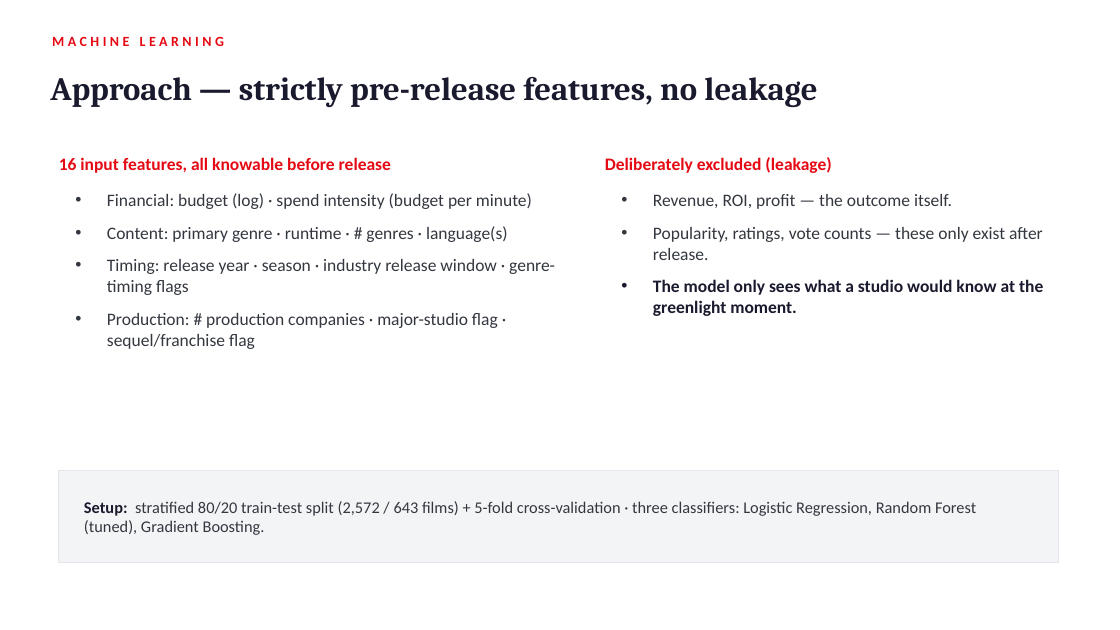
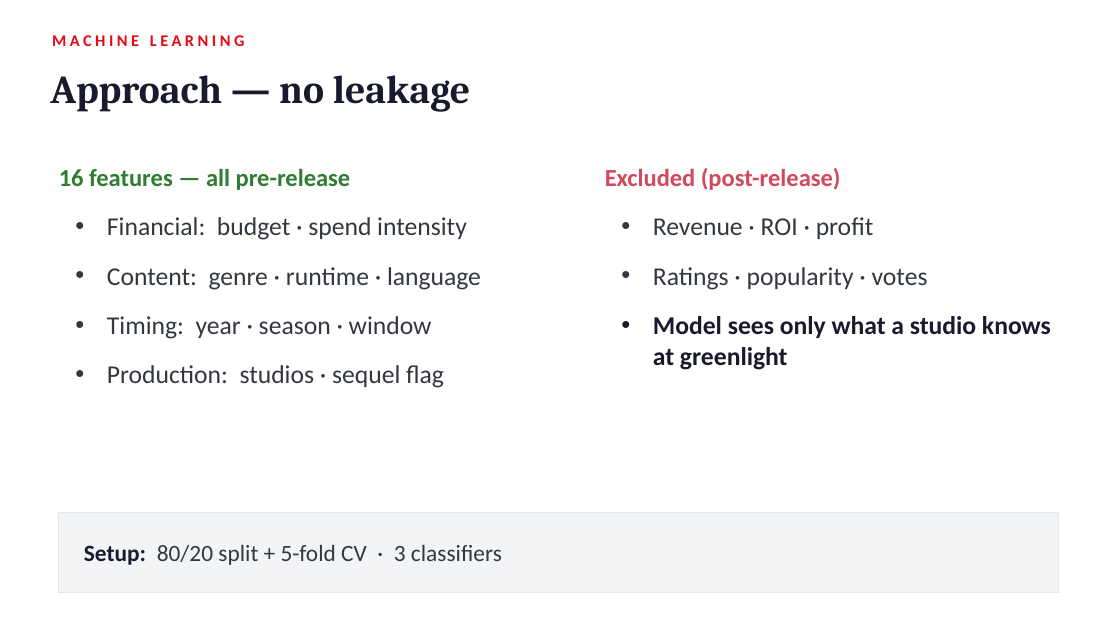
Before and after one commit to bdspeicher12/UMBC-DATA606-Capstone, a slide deck: slide 8 of docs/final_presentation.pptx. Drawn at 1120x630 pixels with LibreOffice and Linux fonts; fonts in the diff are those of the drawing. Boxes give left, top, right and bottom in pixels: in the first picture for what was removed or moved away, otherwise in the second. Text is boxed around its words. In the diff, an @@ line names an element or a change of style, - is before the commit and + after.

```diff
--- a/docs/final_presentation.pptx
+++ b/docs/final_presentation.pptx
@@ text "MACHINE LEARNING" at (52, 35, 245, 46): size 12 to 14 pt @@
@@ text at (50, 75, 471, 112): text changed; size 28 to 34 pt @@
-Approach — strictly pre-release features, no leakage
+Approach — no leakage
@@ text at (59, 168, 351, 190): text changed; size 15 to 21 pt; text colour #E50914 to #2E7D32 @@
-16 input features, all knowable before release
+16 features — all pre-release
@@ text at (605, 168, 841, 190): text changed; size 15 to 21 pt; text colour #E50914 to #D1495B @@
-Deliberately excluded (leakage)
+Excluded (post-release)
@@ text at (107, 217, 481, 388): text changed; size 15 to 22 pt @@
-• Financial: budget (log) · spend intensity (budget per minute)
-• Content: primary genre · runtime · # genres · language(s)
-• Timing: release year · season · industry release window · genre-timing flags
-• Production: # production companies · major-studio flag · sequel/franchise flag
+• Financial: budget · spend intensity
+• Content: genre · runtime · language
+• Timing: year · season · window
+• Production: studios · sequel flag
@@ text at (653, 217, 1051, 370): text changed; size 15 to 22 pt @@
-• Revenue, ROI, profit — the outcome itself.
-• Popularity, ratings, vote counts — these only exist after release.
-• The model only sees what a studio would know at the greenlight moment.
+• Revenue · ROI · profit
+• Ratings · popularity · votes
+• Model sees only what a studio knows at greenlight
@@ rectangle: place and size @@
-rectangle at (59, 471, 1059, 563)
+rectangle at (59, 513, 1059, 592)
@@ text at (84, 545, 502, 565): text changed; size 14 to 20 pt @@
-Setup: stratified 80/20 train-test split (2,572 / 643 films) + 5-fold cross-validation · three classifiers: Logistic Regression, Random Forest (tuned), Gradient Boosting.
+Setup: 80/20 split + 5-fold CV · 3 classifiers
```
Also in this commit, not shown: 5 other slides changed, 9 slides added, 10 slides removed, 1 other file.
